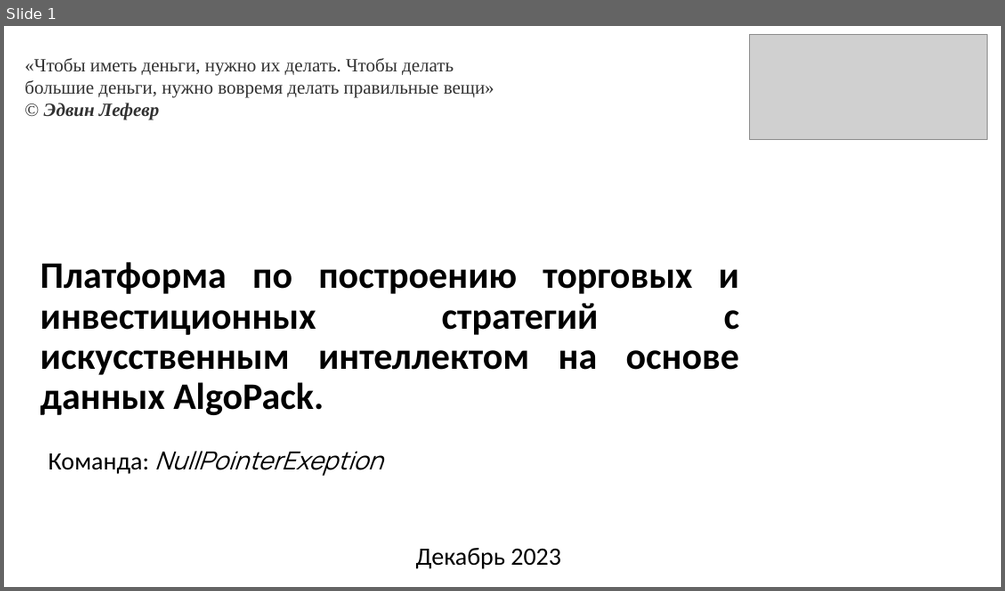
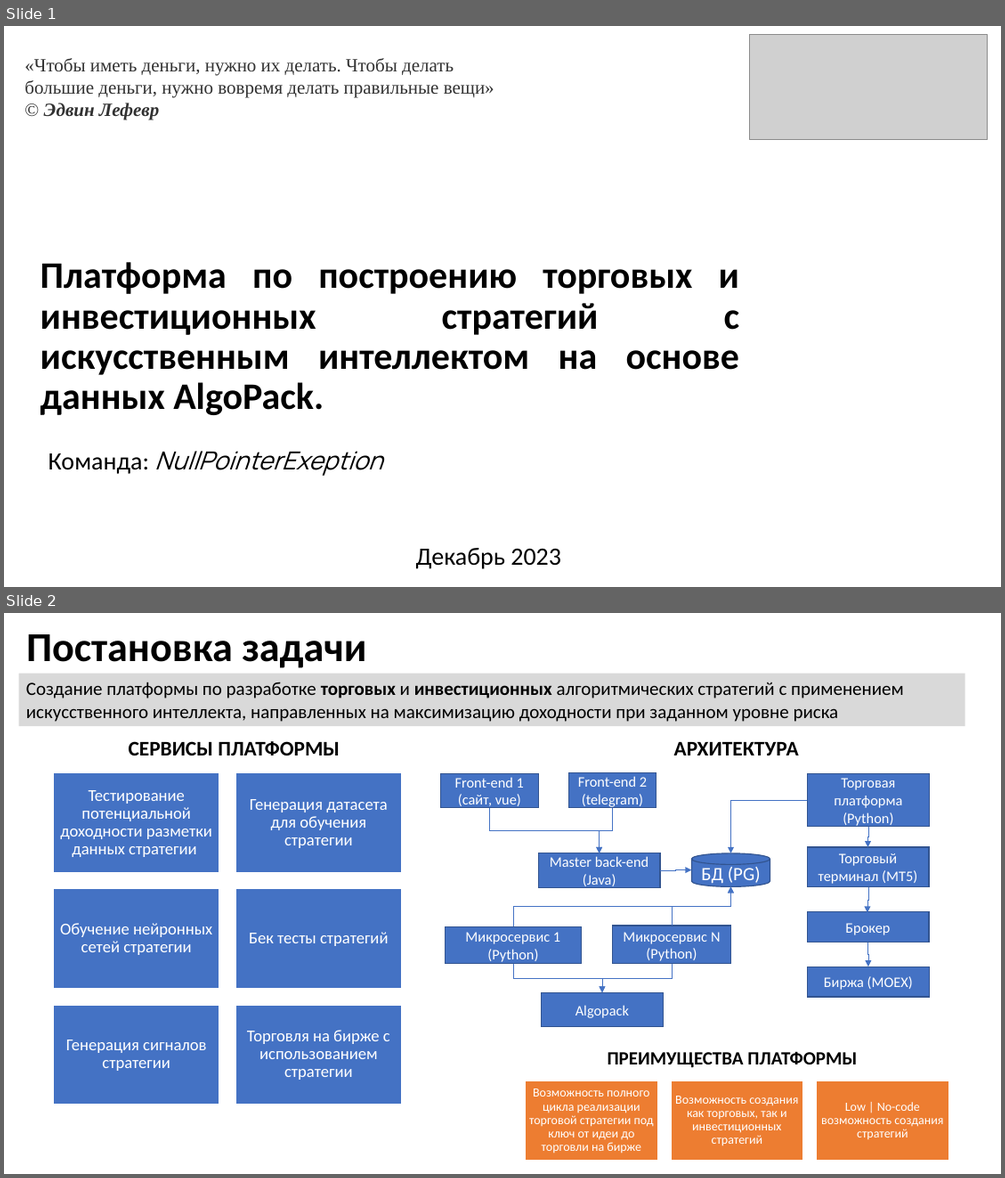
Before and after one commit to suenot/powerlife000-moex_hackaton, a slide deck: info/NullPointerExeption v1.pptx. Shown one above the other, each under a label of ours: slide 1 before the commit, slides 1 and 2 after it. The pictures are 1005x591 and 1005x1178 pixels, drawn with LibreOffice and Linux fonts; fonts in the diff are those of the drawing; grey boxes stand for pictures. Boxes give left, top, right and bottom in pixels: in the first picture for what was removed or moved away, otherwise in the second. Text is boxed around its words. In the diff, an @@ line names an element or a change of style, - is before the commit and + after.

```diff
--- a/info/NullPointerExeption v1.pptx
+++ b/info/NullPointerExeption v1.pptx
@@ slide 2 added at (4, 613, 1001, 1174), background #FFFFFF @@
@@ title added at (26, 634, 366, 668), 39.6 pt, text #000000, bold @@
+Постановка задачи
@@ rectangle added at (19, 674, 966, 727), fill #D9D9D9, 18 pt, text #000000 @@
+Создание платформы по разработке торговых и инвестиционных алгоритмических стратегий с применением искусственного интеллекта, направленных на максимизацию доходности при заданном уровне риска
@@ text added at (129, 741, 340, 755), 20 pt, text #000000, bold @@
+СЕРВИСЫ ПЛАТФОРМЫ
@@ text added at (674, 742, 799, 755), 20 pt, text #000000, bold @@
+АРХИТЕКТУРА
@@ rectangle added at (441, 774, 539, 808), fill #4472C4, outline #325491 1 pt, 14 pt, text #FFFFFF @@
+Front-end 1 (сайт, vue)
@@ rectangle added at (568, 773, 656, 808), fill #4472C4, outline #325491 1 pt, 14 pt, text #FFFFFF @@
+Front-end 2 (telegram)
@@ rectangle added at (807, 774, 929, 827), fill #4472C4, outline #325491 1 pt, 14 pt, text #FFFFFF @@
+Торговая платформа (Python)
@@ elbow arrow added from (489, 807) to (599, 853), #4472C4 0.5 pt @@
@@ elbow arrow added from (613, 807) to (599, 853), #4472C4 0.5 pt @@
@@ elbow arrow added from (807, 800) to (731, 853), #4472C4 0.5 pt @@
@@ elbow arrow added from (868, 826) to (867, 847), #4472C4 0.5 pt @@
@@ rectangle added at (807, 847, 929, 887), fill #4472C4, outline #325491 1 pt, 14 pt, text #FFFFFF @@
+Торговый терминал (MT5)
@@ rectangle added at (539, 853, 661, 887), fill #4472C4, outline #325491 1 pt, 14 pt, text #FFFFFF @@
+Master back-end (Java)
@@ elbow arrow added from (661, 870) to (692, 870), #4472C4 0.5 pt @@
@@ cylinder added at (692, 853, 770, 887), fill #4472C4, outline #325491 1 pt, 18 pt, text #FFFFFF @@
+БД (PG)
@@ elbow arrow added from (513, 926) to (731, 887), #4472C4 0.5 pt @@
@@ elbow arrow added from (672, 925) to (731, 887), #4472C4 0.5 pt @@
@@ elbow arrow added from (868, 887) to (867, 913), #4472C4 0.5 pt @@
@@ rectangle added at (445, 926, 582, 963), fill #4472C4, outline #325491 1 pt, 14 pt, text #FFFFFF @@
+Микросервис 1 (Python)
@@ rectangle added at (613, 925, 731, 964), fill #4472C4, outline #325491 1 pt, 14 pt, text #FFFFFF @@
+Микросервис N (Python)
@@ rectangle added at (807, 912, 929, 942), fill #4472C4, outline #325491 1 pt, 14 pt, text #FFFFFF @@
+Брокер
@@ elbow arrow added from (867, 942) to (868, 966), #4472C4 0.5 pt @@
@@ elbow arrow added from (513, 964) to (602, 993), #4472C4 0.5 pt @@
@@ elbow arrow added from (672, 964) to (602, 993), #4472C4 0.5 pt @@
@@ rectangle added at (807, 966, 929, 997), fill #4472C4, outline #325491 1 pt, 14 pt, text #FFFFFF @@
+Биржа (MOEX)
@@ rectangle added at (541, 993, 663, 1027), fill #4472C4, outline #325491 1 pt, 14 pt, text #FFFFFF @@
+Algopack
@@ group added at (53, 773, 401, 1104): 6 rectangles, 6 texts @@
+Тестирование потенциальной доходности разметки данных стратегии
+Генерация датасета для обучения стратегии
+Обучение нейронных сетей стратегии
+Бек тесты стратегий
+Генерация сигналов стратегии
+Торговля на бирже с использованием стратегии
@@ text added at (607, 1051, 857, 1068), 18 pt, text #000000, bold @@
+ПРЕИМУЩЕСТВА ПЛАТФОРМЫ
@@ group added at (526, 1080, 948, 1159): 3 rectangles, 3 texts @@
+Возможность полного цикла реализации торговой стратегии под ключ от идеи до торговли на бирже
+Возможность создания как торговых, так и инвестиционных стратегий
+Low | No-code возможность создания стратегий
```
Also in this commit, not shown: 3 other slides added, 3 slides removed, 8 other files.
